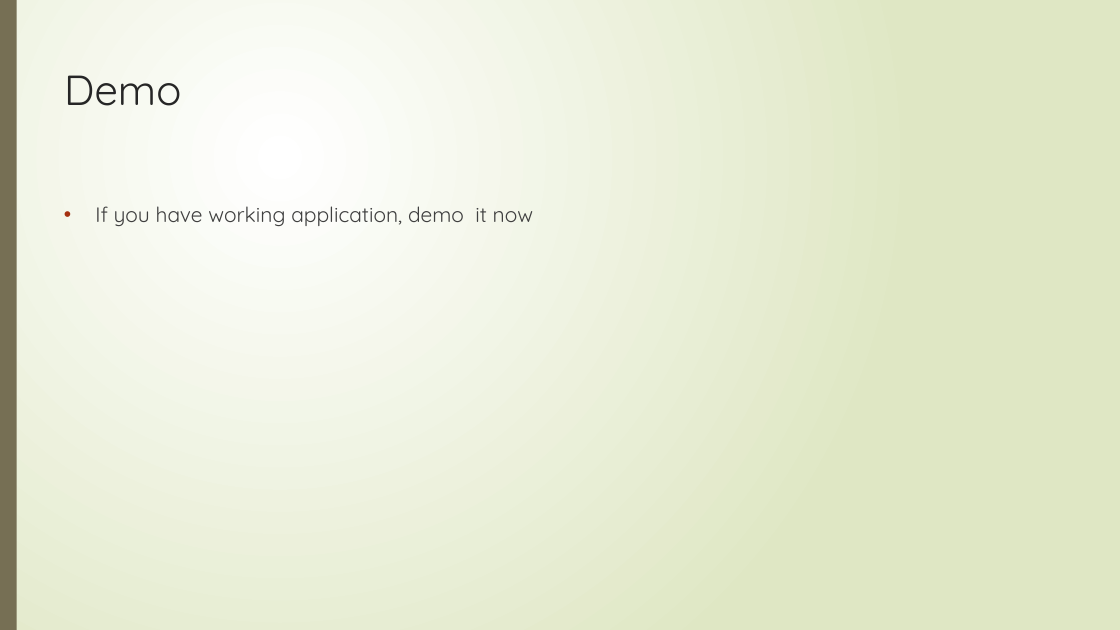
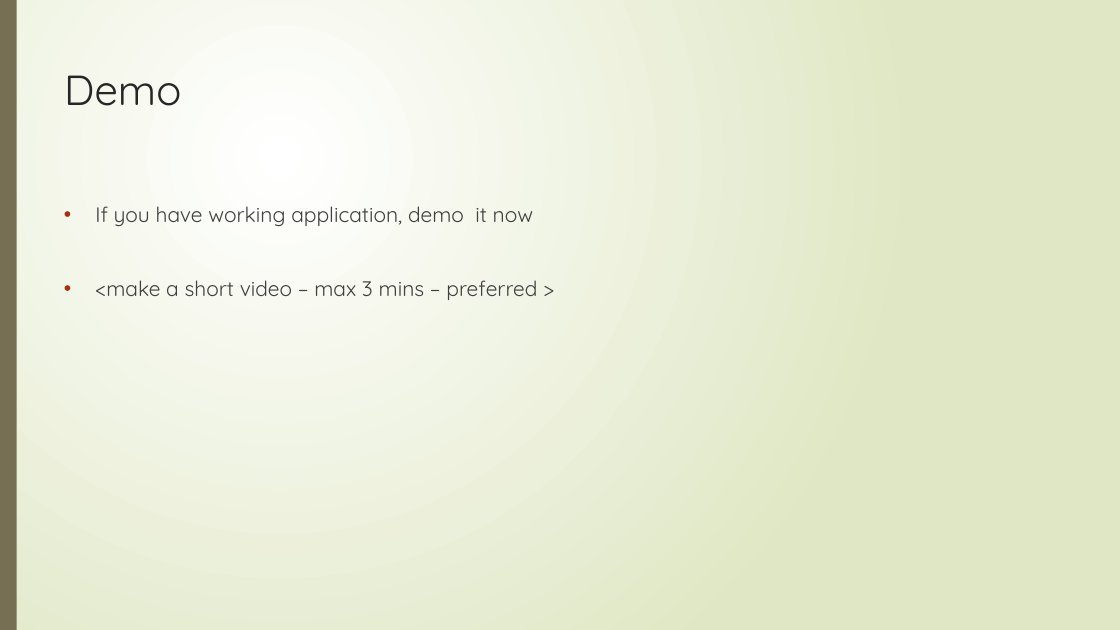
Before and after one commit to IBMDevConnect/callforcodekerala, a slide deck: slide 5 of Hackathon Presentation Template - CFC Kerala.pptx. Drawn at 1120x630 pixels with LibreOffice and Linux fonts; fonts in the diff are those of the drawing. Boxes give left, top, right and bottom in pixels: in the first picture for what was removed or moved away, otherwise in the second. Text is boxed around its words. In the diff, an @@ line names an element or a change of style, - is before the commit and + after.

```diff
--- a/Hackathon Presentation Template - CFC Kerala.pptx
+++ b/Hackathon Presentation Template - CFC Kerala.pptx
@@ text at (95,280,537,300): paragraph added @@
+• <make a short video – max 3 mins – preferred >
```
Also in this commit, not shown: 2 other slides changed.
